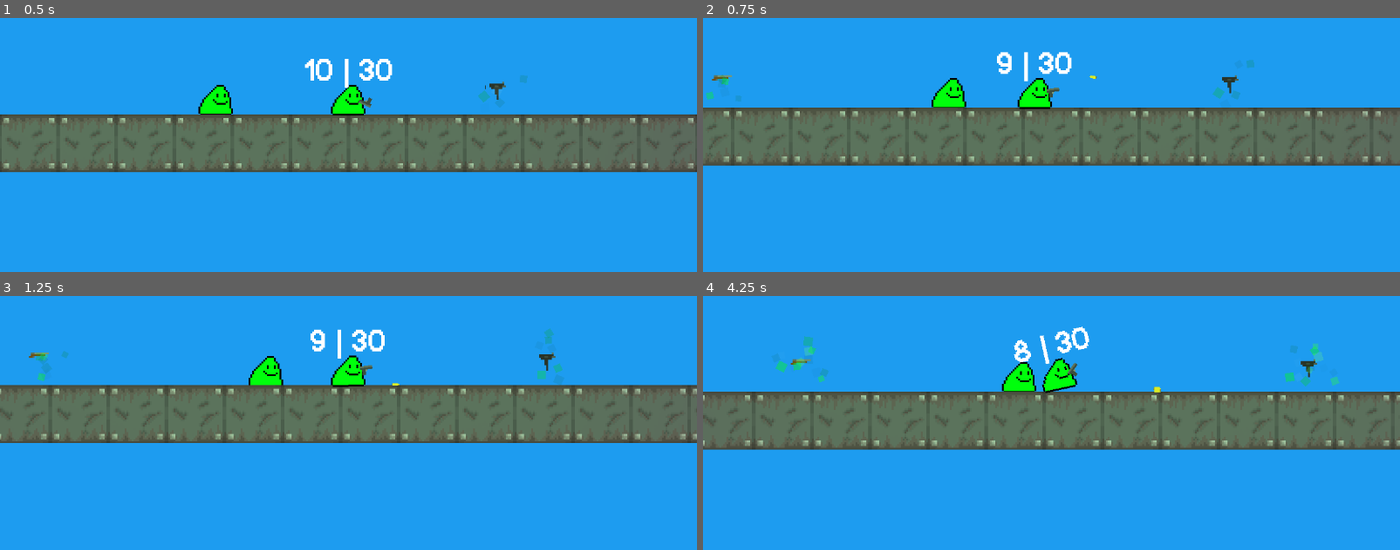
Above: before the commit, frames 1-4 (two rows, left to right).
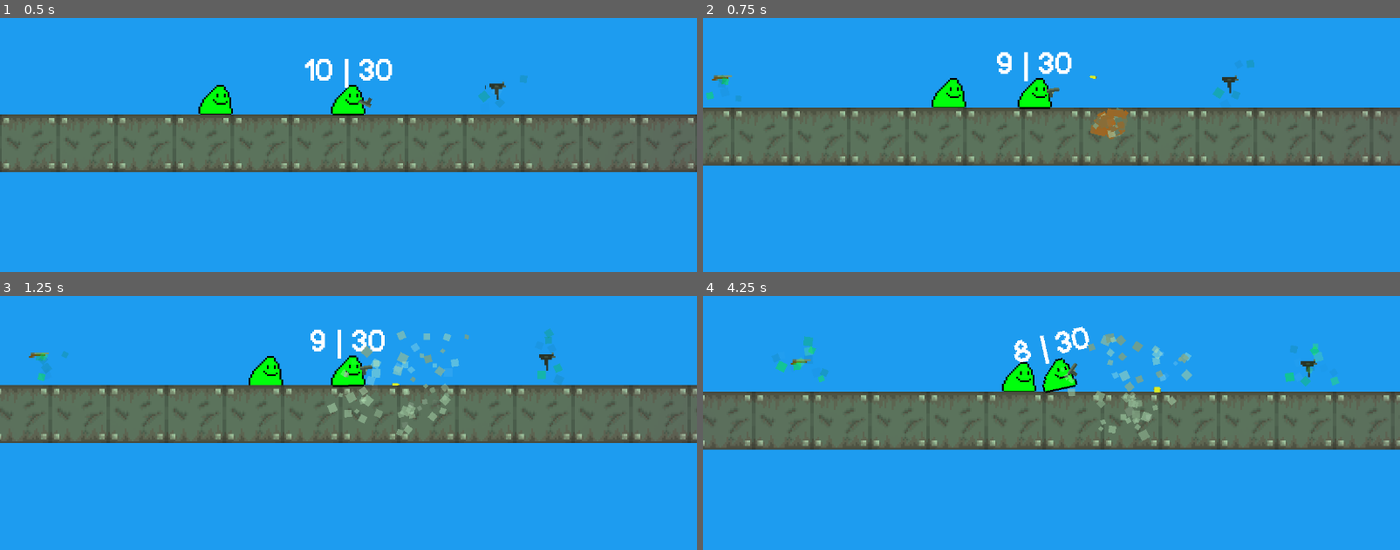
Above: after the commit, the same moments.

Repository: a0fefd/blobs-with-guns-remastered
Game: Godot game, scene res://scenes/levels/world.tscn
The game is run twice, just before and just after one commit, with the same random seed, the same clock (stepped at 60 frames per second) and the same inputs.
Inputs (mouse positions are in pixels of both pictures, inside the frame that each line leads up to):
- Up to frame 1 (0.5 s): no input
- Up to frame 2 (0.75 s): move the mouse to (1204, 73) at 0.52 s; press the mouse at (1204, 73) at 0.53 s
- Up to frame 3 (1.25 s): no input
- Up to frame 4 (4.25 s): move the mouse to (912, 389) at 1.27 s; release the mouse at (912, 389) at 1.28 s; tap F (focus) at 1.35 s; move the mouse to (outside the picture) at 2.02 s; tap Mouse wheel up (next_gun) at 2.1 s; tap Enter at 2.75 s; move the mouse to (1016, 448) at 2.77 s; tap Mouse wheel down (prev_gun) at 2.85 s; move the mouse to (1260, 430) at 3.52 s; press the mouse at (1260, 430) at 3.53 s; tap R (reload) at 4.15 s

Frame 1 is identical in both runs. In frame 2, 0.4% of the frame differs, in the area x 55-62%, y 35-48%; in frame 3, 1.2%, in the area x 46-68%, y 13-56%; in frame 4, 1.1%.

Commit message:
Add epic bullet debris particle effects

Diff:
--- /dev/null
+++ b/scenes/guns/debris_particles.tscn
@@ -0,0 +1,126 @@
+[gd_scene load_steps=7 format=3 uid="uid://djm0jgms87cl0"]
+
+[ext_resource type="Script" path="res://scripts/debris_particles.gd" id="1_h7k8l"]
+[ext_resource type="Texture2D" uid="uid://4782gegcyi5f" path="res://sprites/lights/roundlight.png" id="2_a83bc"]
+
+[sub_resource type="Gradient" id="Gradient_3cxga"]
+offsets = PackedFloat32Array(0, 0.298013, 1)
+colors = PackedColorArray(0.74902, 0.282353, 0, 1, 0.38, 0.38, 0.38, 1, 1, 1, 1, 0)
+
+[sub_resource type="Animation" id="Animation_06a7m"]
+resource_name = "go"
+length = 3.0
+step = 0.05
+tracks/0/type = "value"
+tracks/0/imported = false
+tracks/0/enabled = true
+tracks/0/path = NodePath(".:emitting")
+tracks/0/interp = 1
+tracks/0/loop_wrap = true
+tracks/0/keys = {
+"times": PackedFloat32Array(0),
+"transitions": PackedFloat32Array(1),
+"update": 1,
+"values": [true]
+}
+tracks/1/type = "value"
+tracks/1/imported = false
+tracks/1/enabled = true
+tracks/1/path = NodePath("PointLight2D:enabled")
+tracks/1/interp = 1
+tracks/1/loop_wrap = true
+tracks/1/keys = {
+"times": PackedFloat32Array(0, 0.15),
+"transitions": PackedFloat32Array(1, 1),
+"update": 1,
+"values": [true, false]
+}
+tracks/2/type = "value"
+tracks/2/imported = false
+tracks/2/enabled = true
+tracks/2/path = NodePath("PointLight2D:energy")
+tracks/2/interp = 1
+tracks/2/loop_wrap = true
+tracks/2/keys = {
+"times": PackedFloat32Array(0, 0.15),
+"transitions": PackedFloat32Array(1, 1),
+"update": 0,
+"values": [2.0, 0.0]
+}
+
+[sub_resource type="Animation" id="Animation_cdupc"]
+length = 0.001
+tracks/0/type = "value"
+tracks/0/imported = false
+tracks/0/enabled = true
+tracks/0/path = NodePath(".:emitting")
+tracks/0/interp = 1
+tracks/0/loop_wrap = true
+tracks/0/keys = {
+"times": PackedFloat32Array(0),
+"transitions": PackedFloat32Array(1),
+"update": 1,
+"values": [false]
+}
+tracks/1/type = "value"
+tracks/1/imported = false
+tracks/1/enabled = true
+tracks/1/path = NodePath("PointLight2D:enabled")
+tracks/1/interp = 1
+tracks/1/loop_wrap = true
+tracks/1/keys = {
+"times": PackedFloat32Array(0),
+"transitions": PackedFloat32Array(1),
+"update": 1,
+"values": [false]
+}
+tracks/2/type = "value"
+tracks/2/imported = false
+tracks/2/enabled = true
+tracks/2/path = NodePath("PointLight2D:energy")
+tracks/2/interp = 1
+tracks/2/loop_wrap = true
+tracks/2/keys = {
+"times": PackedFloat32Array(0),
+"transitions": PackedFloat32Array(1),
+"update": 0,
+"values": [3.0]
+}
+
+[sub_resource type="AnimationLibrary" id="AnimationLibrary_ajto6"]
+_data = {
+"RESET": SubResource("Animation_cdupc"),
+"go": SubResource("Animation_06a7m")
+}
+
+[node name="DebrisParticles" type="CPUParticles2D"]
+emitting = false
+amount = 100
+lifetime = 3.0
+one_shot = true
+speed_scale = 2.0
+explosiveness = 1.0
+lifetime_randomness = 1.0
+direction = Vector2(-1, 0)
+gravity = Vector2(0, 20)
+initial_velocity_min = 10.0
+initial_velocity_max = 50.0
+angular_velocity_min = -400.0
+angular_velocity_max = 400.0
+scale_amount_min = 2.0
+scale_amount_max = 5.0
+color_ramp = SubResource("Gradient_3cxga")
+script = ExtResource("1_h7k8l")
+
+[node name="PointLight2D" type="PointLight2D" parent="."]
+enabled = false
+energy = 3.0
+texture = ExtResource("2_a83bc")
+texture_scale = 0.1
+
+[node name="AnimationPlayer" type="AnimationPlayer" parent="."]
+libraries = {
+"": SubResource("AnimationLibrary_ajto6")
+}
+
+[connection signal="animation_finished" from="AnimationPlayer" to="." method="_on_animation_player_animation_finished"]
--- a/scripts/bullet.gd
+++ b/scripts/bullet.gd
@@ -5,14 +5,17 @@
 @export var bullet_range: int = 300
 @export var damage: float = 1
 @export var smoke_trail: PackedScene = preload("res://scenes/guns/smoke_trail.tscn")
+@export var debris_particles: PackedScene = preload("res://scenes/guns/debris_particles.tscn")
 
 var shot_from
 var bullet_origin: Vector2
 
+@onready var world = get_parent()
+
 
 func _ready():
 	var smoke_trail_inst = smoke_trail.instantiate()
-	get_parent().add_child(smoke_trail_inst)
+	world.add_child(smoke_trail_inst)
 	smoke_trail_inst.target = self
 
 
@@ -28,4 +31,8 @@
 		if body.is_in_group("Hittable"):
 			body.get_hit(damage)
 
+		var debris_inst = debris_particles.instantiate()
+		world.add_child(debris_inst)
+		debris_inst.global_transform = global_transform
+
 		queue_free()
--- /dev/null
+++ b/scripts/debris_particles.gd
@@ -0,0 +1,9 @@
+extends CPUParticles2D
+
+
+func _ready():
+	get_node("AnimationPlayer").play("go")
+
+
+func _on_animation_player_animation_finished(_anim_name):
+	queue_free()
